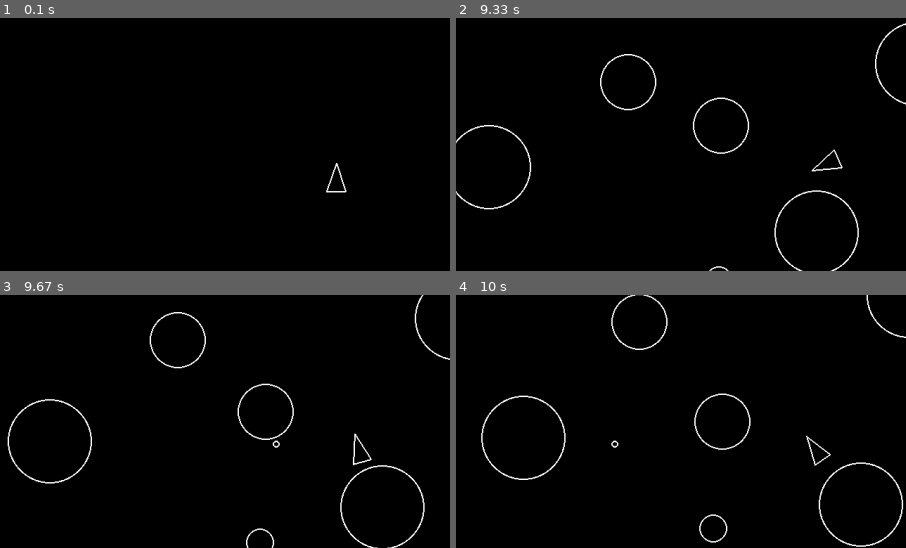
Above: before the commit, frames 1-4 (two rows, left to right).
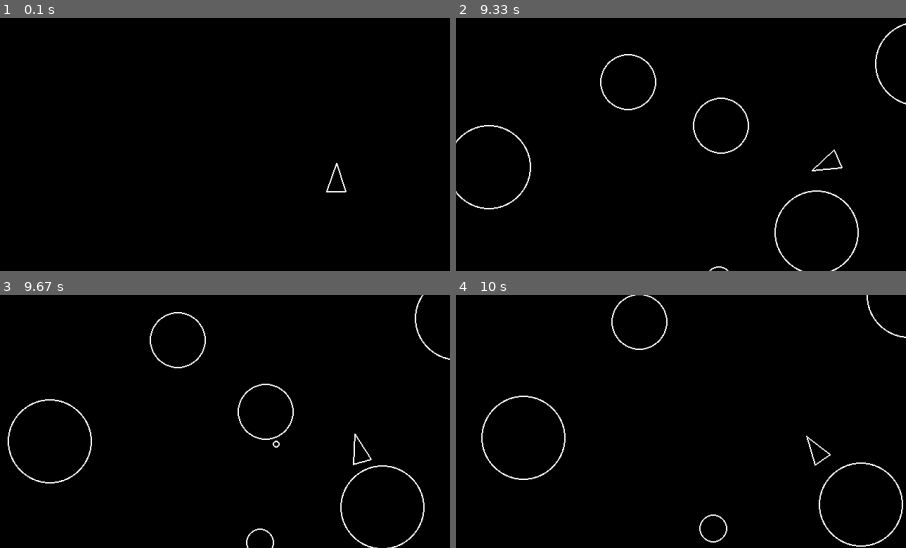
Above: after the commit, the same moments.

Repository: TLeTu/PyGame-Asteroids
Game: pygame game, started from main.py
Two runs of this game, one before a commit and one after it. Both use one fixed random seed, a clock stepped at 60 frames per second and the inputs below.
Inputs:
- Up to frame 1 (0.1 s): no input
- Up to frame 2 (9.33 s): tap Space at 0.33, 0.73, 1.03, 1.23, 1.57, 1.87, 2.07, 2.37, 2.63, 2.93, 3.07, 3.47, 3.77, 4.13, 4.43, 4.63, 4.93, 5.13, 5.47, 5.77, 5.97, 6.27, 6.53, 6.83, 6.97, 7.37, 7.67, 8.03, 8.33, 8.53, 8.83, 9.03 s; hold D 0.67-1.13 s; hold W 1.17-1.47 s; hold D 1.5-1.97 s; hold A 2-2.53 s; hold A 2.57-2.97 s; hold W 3-3.37 s; hold D 3.4-4.03 s; hold A 4.07-4.53 s; hold D 4.57-5.03 s; hold W 5.07-5.37 s; hold D 5.4-5.87 s; hold A 5.9-6.43 s; hold A 6.47-6.87 s; hold W 6.9-7.27 s; hold D 7.3-7.93 s; hold A 7.97-8.43 s; hold D 8.47-8.93 s; hold W 8.97-9.27 s; hold D from 9.3 s (still down)
- Up to frame 3 (9.67 s): keep holding D; tap Space at 9.37 s
- Up to frame 4 (10 s): tap Space at 9.67, 9.87 s; release D at 9.77 s; hold A from 9.8 s (still down)
The pictures show only the part of the screen within x 13-63%, y 19-69%; the shares and areas given below are measured in that part.

Frames 1-3 are identical in both runs. In frame 4, 0.4% of the frame differs, in the area x 34-66%, y 38-62%.

Commit message:
Bullet kills asteroids

Diff:
--- a/main.py
+++ b/main.py
@@ -8,7 +8,7 @@
 
 
 
-def update(screen, clock, updatables, drawables, asteroids, player, gameOver):
+def update(screen, clock, updatables, drawables, bullets, asteroids, player, gameOver):
     while not gameOver:
         # Check if the the window have closed
         for event in pygame.event.get():
@@ -28,10 +28,14 @@
         # Objects update
         updatables.update(delta)
         # Check collisions
-        # for asteroid in asteroids:
-        #     if asteroid.collide(player):
-        #         gameOver = True
-        #         print("Game over dude")
+        for asteroid in asteroids:
+            # if asteroid.collide(player):
+            #     gameOver = True
+            #     print("Game over dude")
+            for bullet in bullets:
+                if asteroid.collide(bullet):
+                    asteroid.kill()
+                    bullet.kill()
 
         pygame.display.flip()
 
@@ -43,6 +47,7 @@
     updatables = pygame.sprite.Group()
     drawables = pygame.sprite.Group()
     asteroids = pygame.sprite.Group()
+    bullets = pygame.sprite.Group()
     # Setup FPS
     pyClock = pygame.time.Clock()
 
@@ -55,14 +60,14 @@
     Player.containers = (updatables, drawables)
     Asteroid.containers = (asteroids, updatables, drawables)
     AsteroidField.containers = (updatables)
-    Bullet.containers = (updatables, drawables)
+    Bullet.containers = (bullets, updatables, drawables)
     asteroidField = AsteroidField()
     playerObj = Player(x, y)
 
     gameOver = False
 
     # Game loop
-    update(screen, pyClock, updatables, drawables, asteroids, playerObj, gameOver)
+    update(screen, pyClock, updatables, drawables, bullets, asteroids, playerObj, gameOver)
 
 
 if __name__ == "__main__":
